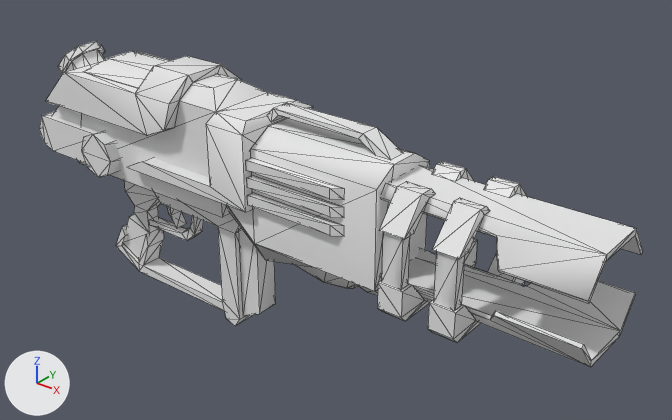
A saved change to the OBJ model target/default/models/weapons/hyperblaster/tris.obj.
The view is the same before and after, from a camera (50 mm lens) standing at (27.4, -27.6, 39.0) and looking at (3.8, 1.9, 20.7). Arrows for +X, +Y and +Z are at lower left; the lights stay in place. Mesh edges are drawn as thin lines. Where no turn or scale is listed for an object, it has been applied to the vertices. Vertices at the same position are counted once.

Names of what the first picture shows: 'tris'.
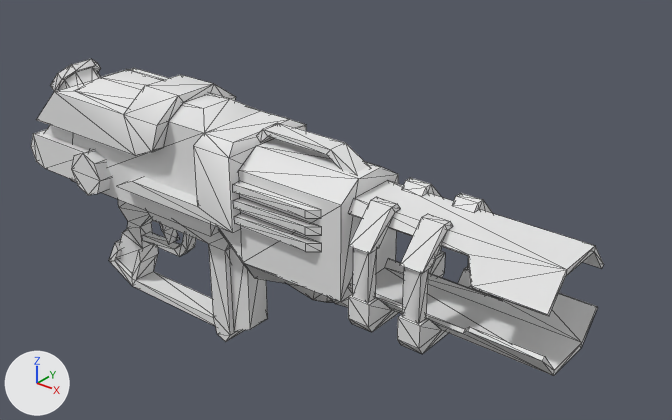
Boxes (x1, y1, x2, y2) around the edits, measured in the pictures (672 x 420 px; the box of a moved part takes in the faces that stretch with it):
'tris', reshaped
    before: (39, 41, 643, 367)
    after: (31, 59, 604, 376)
part 1 of me_tris, moved or reshaped
    before: (432, 198, 490, 259)
    after: (400, 214, 453, 273)
part 2 of me_tris, moved or reshaped
    before: (167, 206, 187, 229)
    after: (160, 224, 180, 244)
part 3 of me_tris, moved or reshaped
    before: (247, 176, 344, 218)
    after: (233, 181, 321, 218)
part 4 of me_tris, moved or reshaped
    before: (150, 216, 204, 241)
    after: (143, 232, 196, 256)
part 5 of me_tris, moved or reshaped
    before: (46, 51, 313, 217)
    after: (36, 68, 306, 236)
part 6 of me_tris, moved or reshaped
    before: (39, 112, 97, 163)
    after: (31, 129, 90, 181)
part 7 of me_tris, added
    after: (72, 149, 111, 195)
part 8 of me_tris, moved or reshaped
    before: (58, 41, 105, 74)
    after: (50, 59, 101, 92)
part 9 of me_tris, moved or reshaped
    before: (432, 162, 475, 182)
    after: (452, 193, 492, 213)
part 10 of me_tris, moved or reshaped
    before: (239, 228, 276, 316)
    after: (230, 247, 268, 332)
part 11 of me_tris, moved or reshaped
    before: (154, 192, 253, 326)
    after: (147, 211, 244, 342)
part 12 of me_tris, moved or reshaped
    before: (116, 225, 225, 311)
    after: (109, 240, 215, 326)
part 13 of me_tris, moved or reshaped
    before: (124, 180, 160, 260)
    after: (118, 199, 153, 274)
part 14 of me_tris, moved or reshaped
    before: (382, 232, 410, 290)
    after: (402, 267, 429, 323)
part 15 of me_tris, moved or reshaped
    before: (247, 193, 344, 236)
    after: (233, 197, 321, 235)
part 16 of me_tris, moved or reshaped
    before: (246, 158, 344, 200)
    after: (234, 213, 321, 252)
part 17 of me_tris, moved or reshaped
    before: (484, 177, 527, 197)
    after: (349, 197, 401, 254)
part 18 of me_tris, added
    after: (402, 178, 441, 197)
part 19 of me_tris, moved or reshaped
    before: (434, 251, 465, 311)
    after: (353, 248, 377, 303)
part 20 of me_tris, rebuilt (11% narrower)
    before: (226, 118, 430, 295)
    after: (217, 138, 398, 307)
part 21 of me_tris, added
    after: (397, 266, 490, 354)
part 22 of me_tris, added
    after: (348, 251, 445, 332)
part 23 of me_tris, added
    after: (348, 180, 604, 316)
part 24 of me_tris, added
    after: (348, 258, 598, 376)

Diff of the bpy script that builds the scene:
```diff
--- a/target/default/models/weapons/hyperblaster/tris.obj.py
+++ b/target/default/models/weapons/hyperblaster/tris.obj.py
@@ me_tris @@
-me_tris.from_pydata(...)  # 509 vertices, 758 faces; spans x -12.8..17.5, y -2.6..2.8, z 14.2..26.5
+me_tris.from_pydata(...)  # 505 vertices, 758 faces; spans x -13.3..16.2, y -2.7..2.7, z 13.2..25.5
+# me_tris part 1: the loose piece of 12 vertices spanning x 11.8..12.9, y -2.6..-0.6, z 23.3..24.7 is moved by (-1.3, -0.1, -1.0)
+# me_tris part 2: the loose piece of 10 vertices spanning x -5.3..-4.6, y -0.2..0.5, z 17.9..19.4 is moved by (-0.5, -0.1, -1.0)
+# me_tris part 3: the loose piece of 8 vertices spanning x 2.1..7.1, y -2.0..-1.7, z 22.7..23.2 is scaled about its middle by (0.9, 1.29, 0.8), then moved by (-0.8, -0.3, -0.3)
+# me_tris part 4: the loose piece of 16 vertices spanning x -6.8..-3.0, y -0.1..0.4, z 17.4..19.4 is moved by (-0.5, -0.1, -1.0)
+# me_tris part 5: the loose piece of 58 vertices spanning x -12.4..2.1, y -2.1..2.4, z 20.5..26.5 is scaled about its middle by (1, 1.1, 1), then moved by (-0.5, -0.1, -1.0)
+# me_tris part 6: the loose piece of 12 vertices spanning x -12.8..-7.9, y -1.9..2.1, z 20.8..22.6 is scaled about its middle by (1, 1.1, 1), then moved by (-0.5, -0.1, -1.0)
+# me_tris part 7: a new loose piece, an 8-sided cylinder along y spanning x -9.5..-7.3, y -2.5..2.5, z 19.5..21.7, in mat_material02 (white #e7e7e7)
+# me_tris part 8: the loose piece of 32 vertices spanning x -12.1..-9.3, y -1.0..1.2, z 23.4..26.2 is scaled about its middle by (1, 1.1, 1), then moved by (-0.5, -0.1, -1.0)
+# me_tris part 9: the loose piece of 12 vertices spanning x 9.4..10.6, y 0.8..2.8, z 23.3..24.7 is moved by (1.0, -0.1, -1.0)
+# me_tris part 10: the loose piece of 8 vertices spanning x 0.0..1.1, y -0.4..0.7, z 14.7..20.5 is moved by (-0.5, -0.1, -1.0)
+# me_tris part 11: the loose piece of 18 vertices spanning x -6.1..0.6, y -0.7..0.9, z 14.2..20.5 is moved by (-0.5, -0.1, -1.0)
+# me_tris part 12: the loose piece of 22 vertices spanning x -9.5..-0.9, y -0.4..0.7, z 14.5..17.0 is moved by (-0.5, -0.1, -1.0)
+# me_tris part 13: the loose piece of 24 vertices spanning x -9.1..-5.0, y -0.2..0.5, z 15.0..20.5 is moved by (-0.5, -0.1, -1.0)
+# me_tris part 14: the loose piece of 8 vertices spanning x 9.5..10.4, y -2.5..-2.0, z 21.1..23.3 is moved by (1.0, -0.1, -1.0)
+# me_tris part 15: the loose piece of 8 vertices spanning x 2.1..7.1, y -2.0..-1.7, z 21.9..22.4 is scaled about its middle by (0.9, 1.29, 0.8), then moved by (-0.8, -0.3, -0.2)
+# me_tris part 16: the loose piece of 8 vertices spanning x 2.1..7.1, y -2.0..-1.7, z 23.5..24.0 is scaled about its middle by (0.9, 1.29, 0.8), then moved by (-0.8, -0.3, -2.6)
+# me_tris part 17: the loose piece of 12 vertices spanning x 11.8..12.9, y 0.8..2.8, z 23.3..24.7 is scaled about its middle by (-0.896, -1.01, 1.01), then moved by (-3.7, -3.5, -1.0)
+# me_tris part 18: the loose piece of 12 vertices spanning x 9.4..10.6, y 0.8..2.8, z 23.3..24.7 is copied, and the copy is moved by (-1.4, -0.1, -1.0); it spans x 8.1..9.1, y 0.7..2.7, z 22.2..23.7
+# me_tris part 19: the loose piece of 8 vertices spanning x 11.9..12.8, y -2.5..-2.0, z 21.1..23.3 is moved by (-3.7, -0.1, -1.0)
+# me_tris part 20: the loose piece of 26 vertices spanning x -0.1..8.6, y -1.7..1.9, z 18.8..25.1 is rebuilt with 26 vertices and now spans x -0.6..7.1, y -2.0..1.9, z 17.8..24.1
+# me_tris part 21: a new loose piece of 26 vertices spanning x 10.5..11.5, y -2.7..2.7, z 18.6..20.0, in mat_material02 (white #e7e7e7)
+# me_tris part 22: a new loose piece of 26 vertices spanning x 8.1..9.1, y -2.7..2.7, z 18.6..20.0, in mat_material02 (white #e7e7e7)
+# me_tris part 23: a new loose piece of 24 vertices spanning x 7.1..16.2, y -2.2..2.2, z 22.0..23.4, in mat_material02 (white #e7e7e7)
+# me_tris part 24: a new loose piece of 24 vertices spanning x 7.1..16.2, y -2.2..2.2, z 19.0..20.4, in mat_material02 (white #e7e7e7)
+# me_tris part 25: a new loose piece of 19 vertices spanning x 1.6..6.3, y -1.0..1.0, z 17.2..18.6, in mat_material02 (white #e7e7e7)
+# me_tris part 26: a new loose piece of 16 vertices spanning x 1.3..6.8, y -0.5..0.5, z 24.0..24.8, in mat_material02 (white #e7e7e7)
+# me_tris part 27: 7 loose pieces with 100 vertices, spanning x -9.0..12.9, y -2.6..2.8, z 19.6..25.8, are deleted
+# me_tris part 28: 67 vertices removed from x 2.1..17.5, y -2.1..2.4, z 18.2..24.4
 me_tris.materials.append(mat_material02)
```
